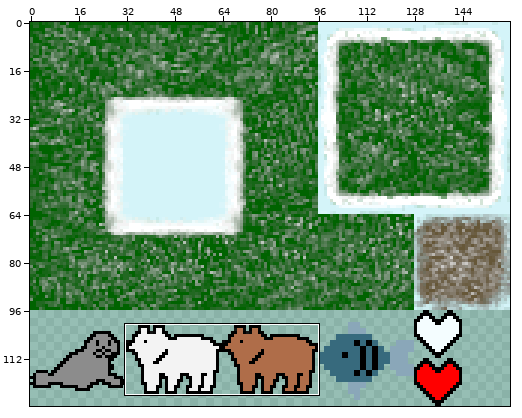
Sprite sheet -- assets/textures/tundra-tile-map.png. The picture above shows the old version from afar; the outline marks the close-up.
Close-up. The starting point:
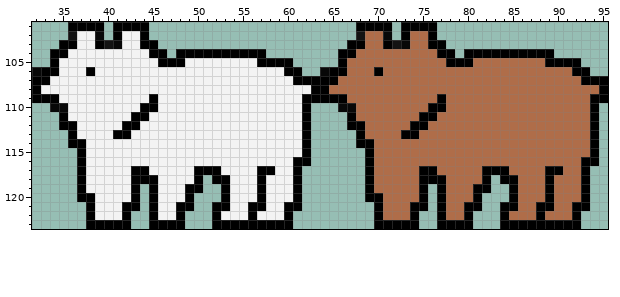
The file is 160x128 pixels. Pixels under 10% opacity are left out. Colours within 5 levels of each other are drawn and written as one. Shown: x 32..95, y 101..123.
The same view after the edit:
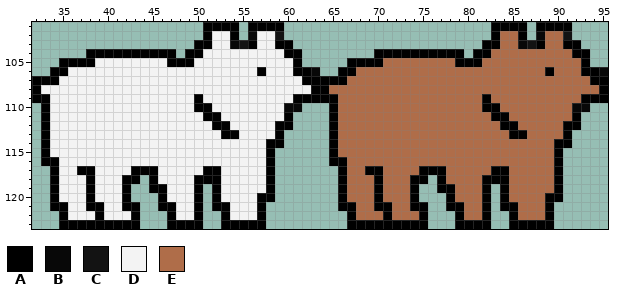
Palette (. is transparent): A #000000  B #080808  C #131313  D #f3f3f3  E #af6d49
Commit: Flip bears to face same direction as bruce
Change:
Changed rows in their new state; - is an unchanged pixel.
first column x 32:
101 ----....-....------AAAA-AAAA--------....-....------AAAA-AAAA----
102 ----....-....------ADDA-BDDC--------....-....------AEEA-BEEC----
103 ---...........----AADDBCADDAA------...........----AAEEBCAEEAA---
104 --....AAAAAAA--A.--DDDDDDDDDAA----....AAAAAAA--A.--EEEEEEEEEAA--
105 --.AAAA-------D--A-------DDDDA----.AAAA-------E--A-------EEEEA--
106 ..-A--D------------------A--D-AB..-A--E------------------A--E-AB
107 --A--------------------------D----A--------------------------E--
109 --D----------D----A----------A----E----------E----A----------A--
110 -ADD--------DD----AA--------BB.--AEE--------EE----AA--------BB.-
111 -ADD-------DD------AA-------A..--AEE-------EE------AA-------A..-
112 -ADDD-----DD--------AA-----AA..--AEEE-----EE--------AA-----AA..-
113 -ADDD----DD----------AA----A...--AEEE----EE----------AA----A...-
114 -ADDDD--------------------AA...--AEEEE--------------------AA...-
115 -ADDDD--------------------A....--AEEEE--------------------A....-
116 -AADDD--------------------A....--AAEEE--------------------A....-
117 --ADD-A------A----D------D-...----AEE-A------A----E------E-...--
118 --ADDDA---A-.------A-D---DA...----AEEEA---A-.------A-E---EA...--
119 --ADDDA---A.--A--D--AD---DA...----AEEEA---A.--A--E--AE---EA...--
120 --ADDD----A.-.A--DA-AD----A...----AEEE----A.-.A--EA-AE----A...--
121 --AADD-A-----.AADDA-----D-....----AAEE-A-----.AAEEA-----E-....--
122 ---ADDDA--DA-..ADDA-.A--DA...------AEEEA--EA-..AEEA-.A--EA...---
123 ---AAA-----A-..--AA-.-----...------AAA-----A-..--AA-.-----...---
